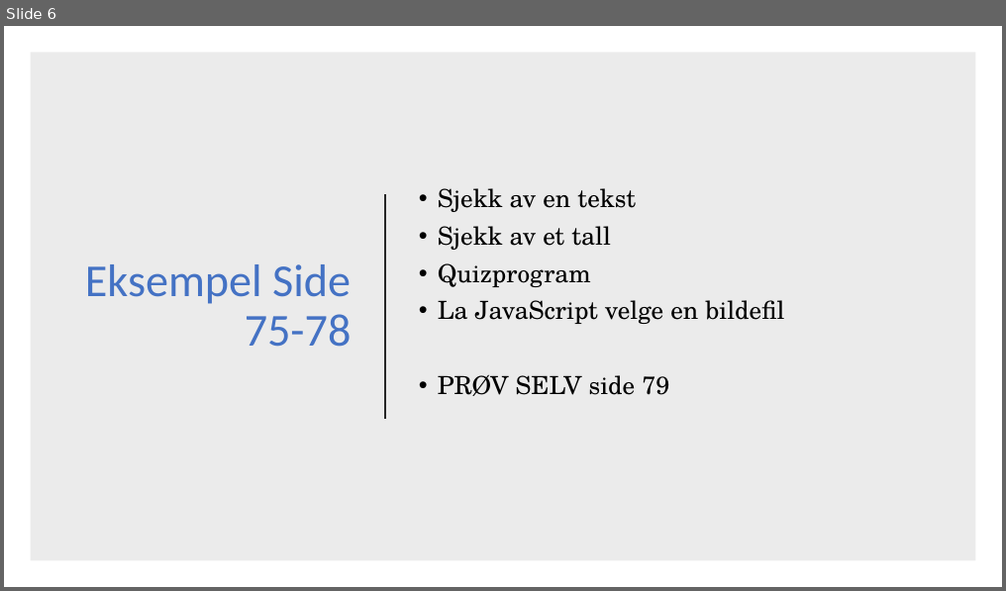
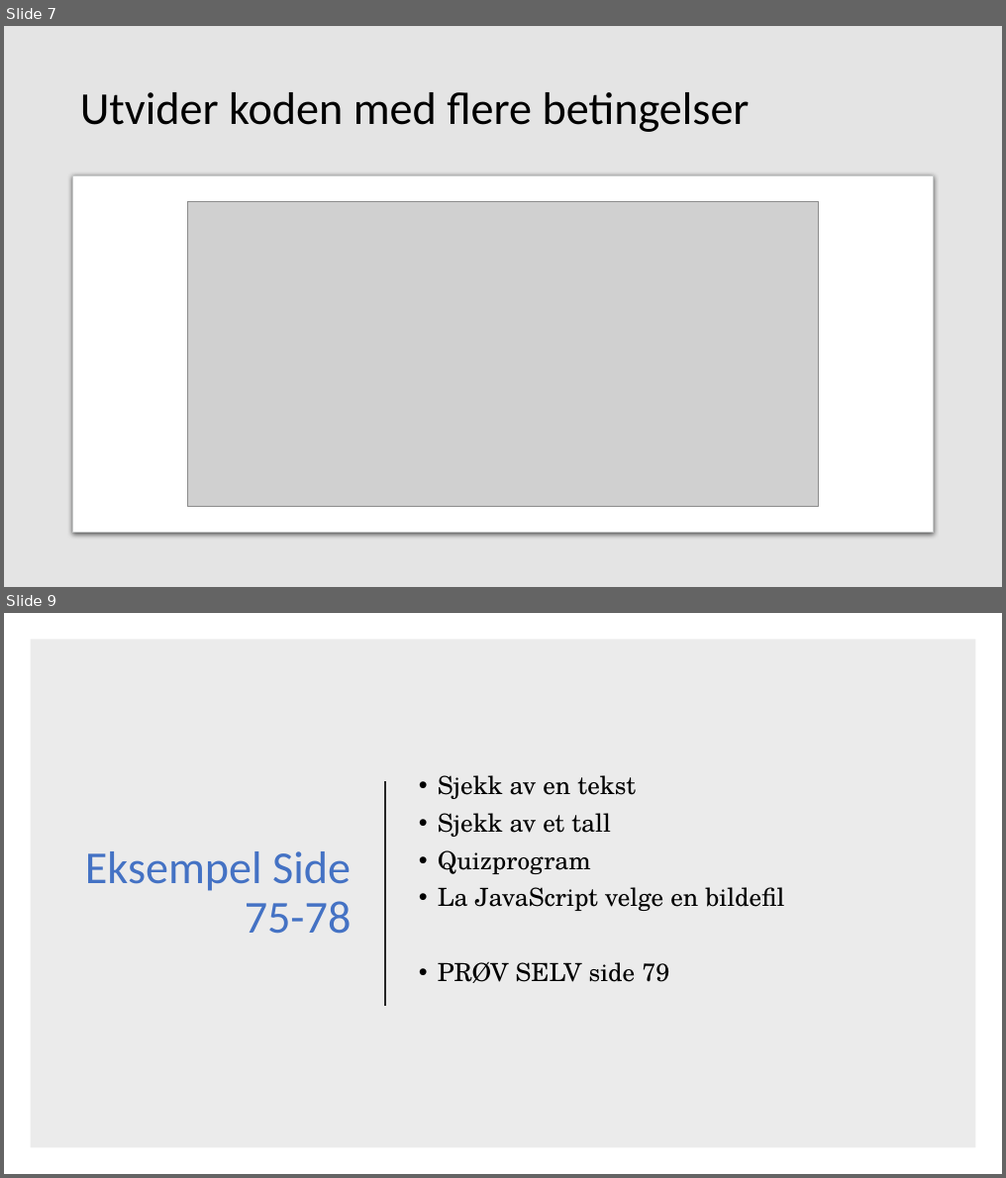
Before and after one commit to AizanM/IT2, a slide deck: Uke 36/Uke 36.pptx. Shown one above the other, each under a label of ours: slide 6 before the commit, slides 7 and 9 after it; the slides between them are not shown. The pictures are 1006x591 and 1006x1178 pixels, drawn with LibreOffice and Linux fonts; fonts in the diff are those of the drawing; grey boxes stand for pictures. Boxes give left, top, right and bottom in pixels: in the first picture for what was removed or moved away, otherwise in the second. Text is boxed around its words. In the diff, an @@ line names an element or a change of style, - is before the commit and + after.

```diff
--- a/Uke 36/Uke 36.pptx
+++ b/Uke 36/Uke 36.pptx
@@ slide 7 added at <box>4,26,1002,587</box>, background #FFFFFF @@
@@ rectangle added at <box>4,26,1002,587</box>, fill #D9D9D9 at 70% opacity @@
@@ title added at <box>80,92,749,132</box>, 44 pt, text #000000 @@
+Utvider koden med flere betingelser
@@ rounded rectangle added at <box>73,175,934,533</box>, fill #FFFFFF, outline #C8CACA 0.75 pt @@
@@ picture added at <box>188,202,819,506</box> @@
@@ what was slide 6 is now slide 9 @@
```
Also in this commit, not shown: 4 slides changed, 3 other slides added, 1 slide removed, 1 other file.
